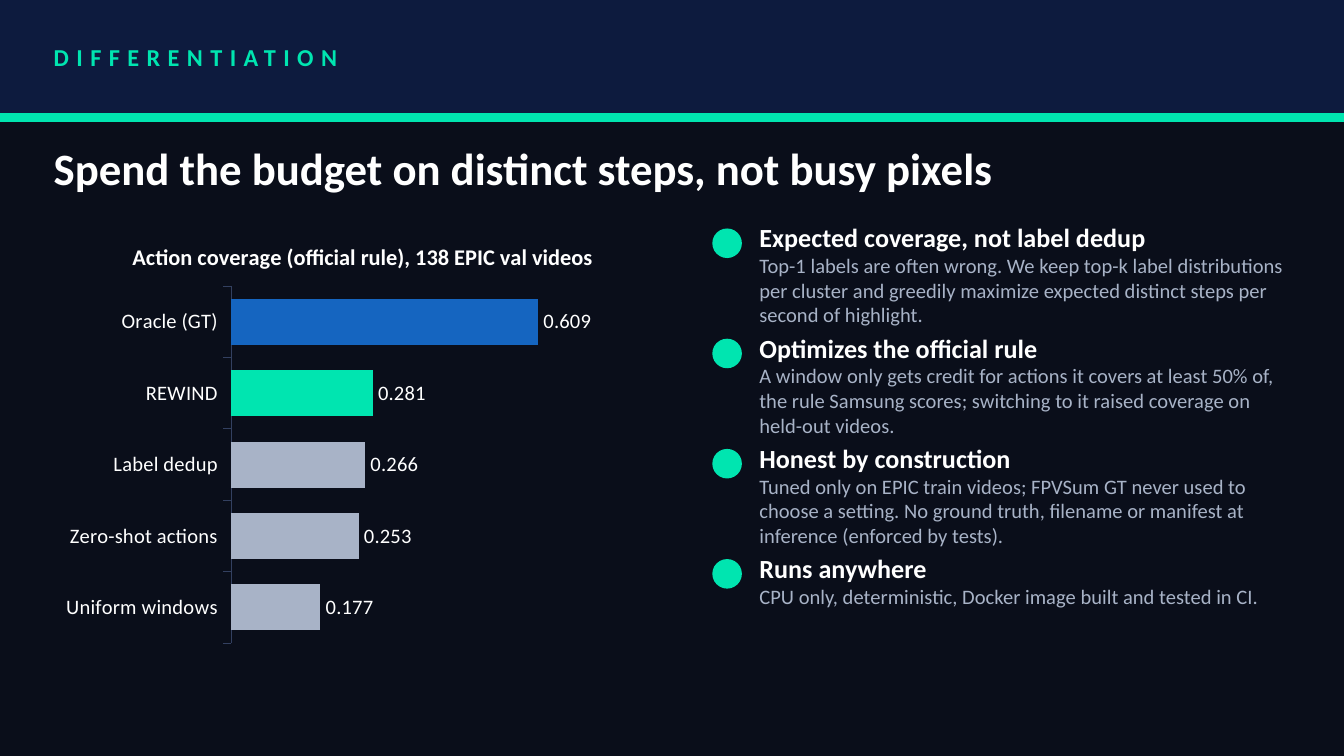
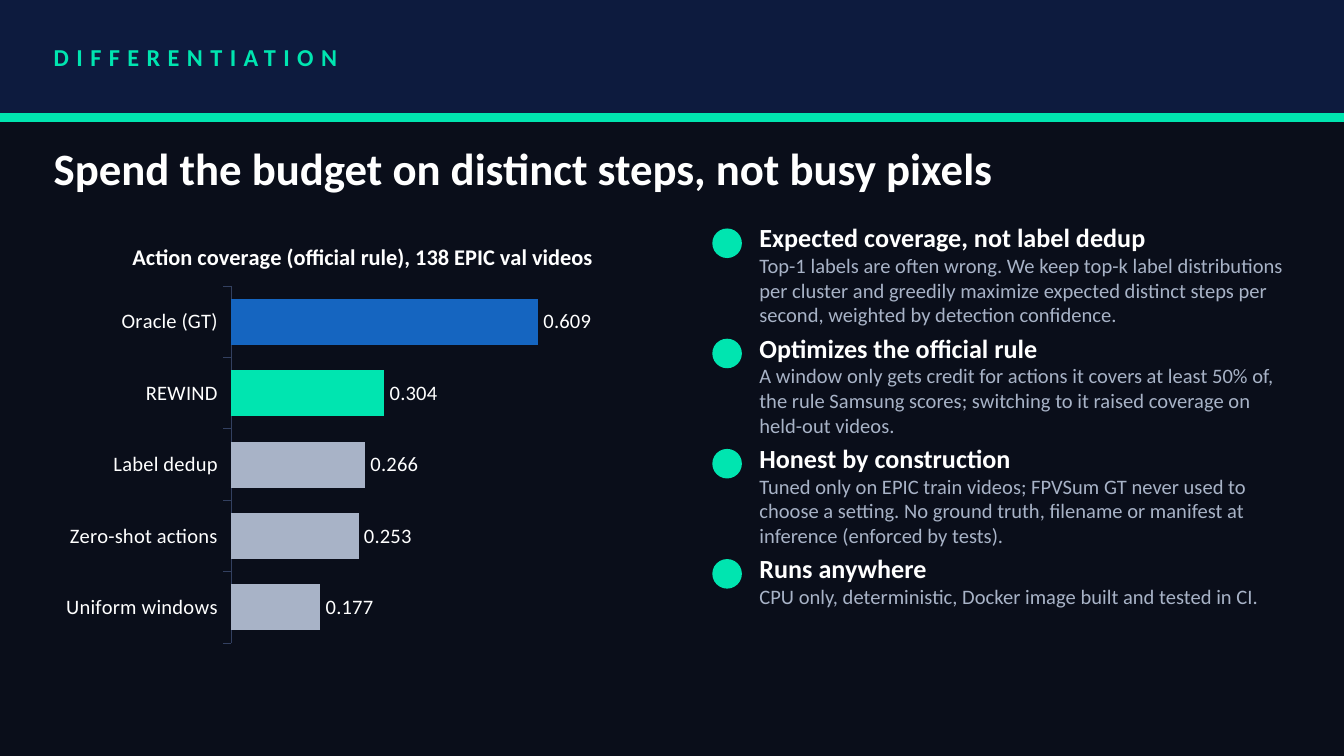
Before and after one commit to prakartii/samsung-xr-hackathon, a slide deck: slide 6 of docs/VITVellore_Nexus.pptx. Drawn at 1344x756 pixels with LibreOffice and Linux fonts; fonts in the diff are those of the drawing. Boxes give left, top, right and bottom in pixels: in the first picture for what was removed or moved away, otherwise in the second. Text is boxed around its words. In the diff, an @@ line names an element or a change of style, - is before the commit and + after.

Commit message:
Final presentation: ablation, deck and demo numbers from the final code
Ablation table regenerated under the final config; deck rebuilt (PPTX +
PDF) and its selector point mentions confidence weighting; README uses the
full-precision rounding (weighted 0.298, coverage 0.304, 50.0% of oracle)
and the new ablation deltas; ARCHITECTURE no longer reads as if hedges or
audio are active.

```diff
--- a/docs/VITVellore_Nexus.pptx
+++ b/docs/VITVellore_Nexus.pptx
@@ bar chart at (54, 222, 672, 652) @@
@@ Series 1, REWIND: 0.281 to 0.304 @@
@@ text at (759, 258, 1283, 326): text changed @@
-Top-1 labels are often wrong. We keep top-k label distributions per cluster and greedily maximize expected distinct steps per second of highlight.
+Top-1 labels are often wrong. We keep top-k label distributions per cluster and greedily maximize expected distinct steps per second, weighted by detection confidence.
```
Also in this commit, not shown: 3 other slides changed, 6 other files.
